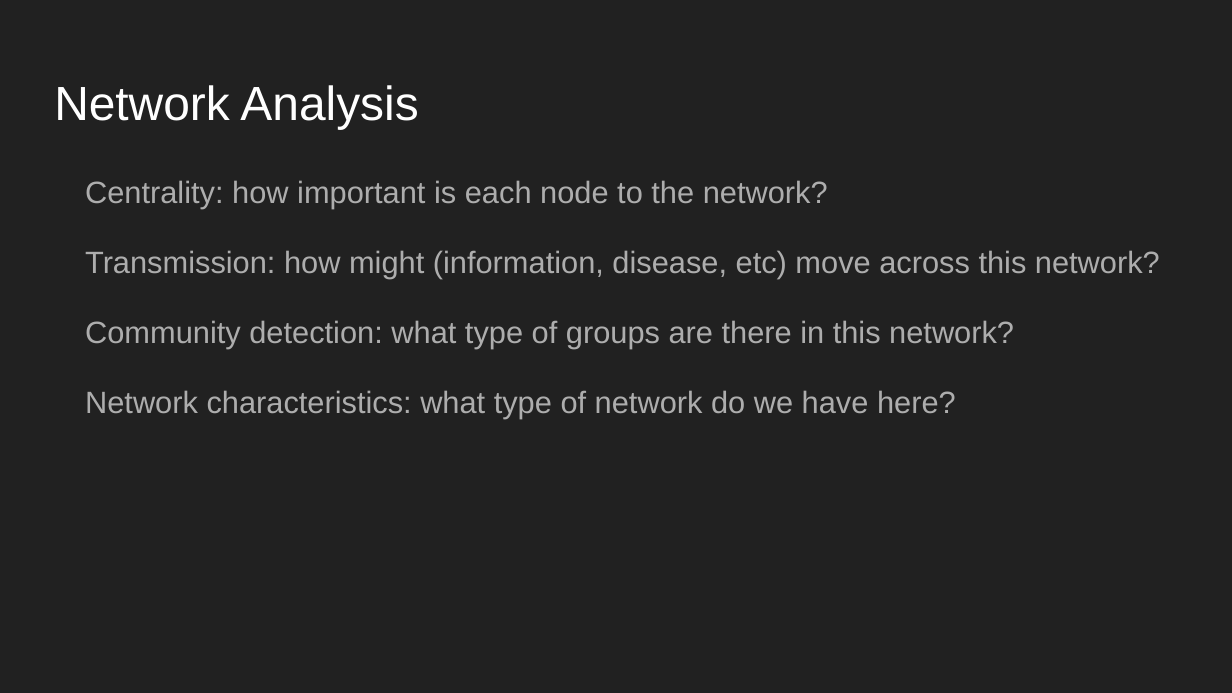
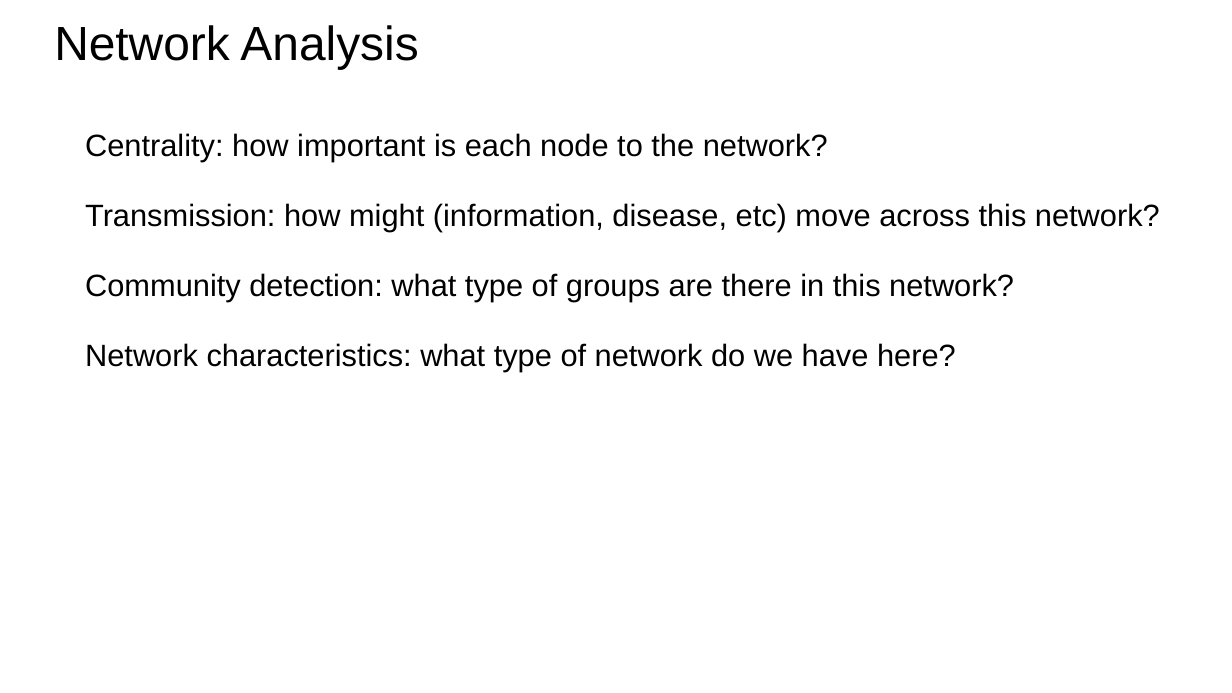
Before and after one commit to bodacea/datascienceforbeginners, a slide deck: slide 22 of Session 09 Learning Relationships.pptx. Drawn at 1232x693 pixels with LibreOffice and Linux fonts; fonts in the diff are those of the drawing. Boxes give left, top, right and bottom in pixels: in the first picture for what was removed or moved away, otherwise in the second. Text is boxed around its words. In the diff, an @@ line names an element or a change of style, - is before the commit and + after.

```diff
--- a/Session 09 Learning Relationships.pptx
+++ b/Session 09 Learning Relationships.pptx
@@ background #212121 to #FFFFFF @@
@@ title "Network Analysis": place and size @@
-title "Network Analysis" at (54, 85, 418, 129)
+title "Network Analysis" at (54, 25, 418, 69)
@@ title "Network Analysis" at (54, 25, 418, 69): text colour #FFFFFF to #000000 @@
@@ text "Centrality: how important is each ...": place and size @@
-text "Centrality: how important is each ..." at (85, 180, 1160, 419)
+text "Centrality: how important is each ..." at (85, 133, 1160, 371)
@@ text "Centrality: how important is each ..." at (85, 133, 1160, 371): text colour #ADADAD to #000000 @@
```
Also in this commit, not shown: 39 other slides changed, 5 other files.
